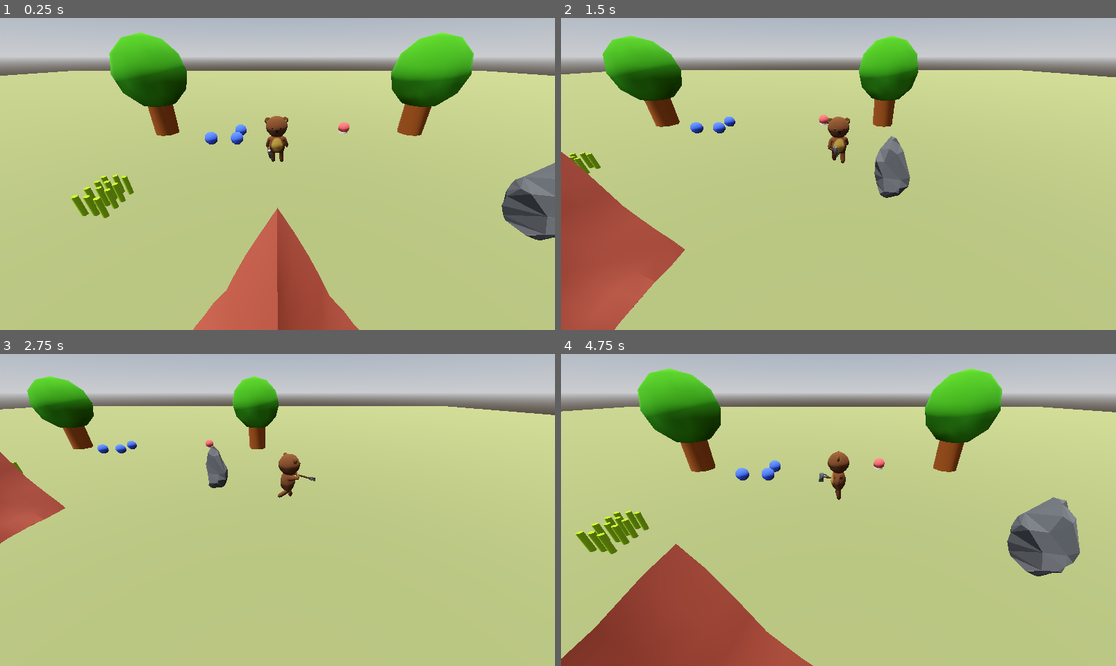
Above: before the commit, frames 1-4 (two rows, left to right).
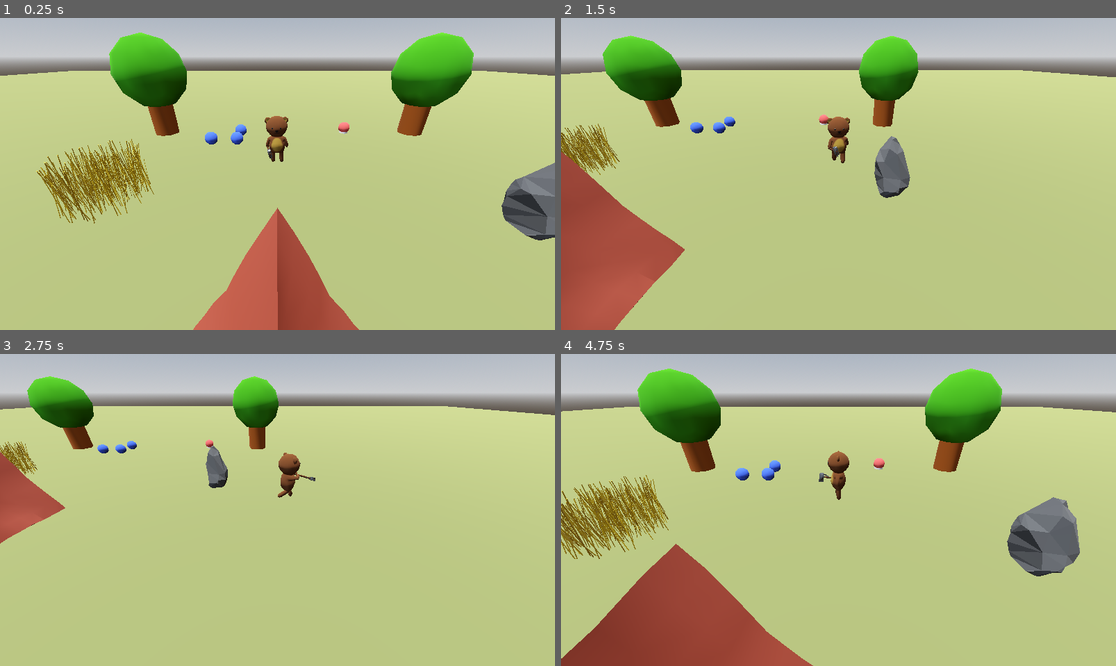
Above: after the commit, the same moments.

Repository: CodeRecode/gdwild85
Game: Godot game, scene res://world.tscn
The game is run twice, just before and just after one commit, with the same random seed, the same clock (stepped at 60 frames per second) and the same inputs.
Inputs:
- Up to frame 1 (0.25 s): no input
- Up to frame 2 (1.5 s): tap Enter at 0.5 s; hold Right (move_right) 0.53-1.28 s; tap Space (interact) at 0.6 s; hold S (move_down) from 1.28 s (still down); tap Shift (run_modifier) at 1.35 s
- Up to frame 3 (2.75 s): release S (move_down) at 2.03 s; hold Right (move_right) from 2.03 s (still down); tap Space (interact) at 2.1 s
- Up to frame 4 (4.75 s): release Right (move_right) at 2.78 s; hold W (move_up) 2.78-3.53 s; tap Shift (run_modifier) at 2.85, 4.35 s; hold A (move_left) from 3.53 s (still down); tap Space (interact) at 3.6 s

The runs differ from the first frame. In frame 1, 2.5% of the frame differs, in the area x 6-28%, y 38-66%; in frame 2, 0.8%; in frame 3, 0.3%; in frame 4, 2.7%, in the area x 0-20%, y 38-66%.

Commit message:
Adding resource art

Diff:
--- a/characters/player/player.tscn
+++ b/characters/player/player.tscn
@@ -96,11 +96,11 @@
 transform = Transform3D(0.25, 0, 0, 0, 0.25, 0, 0, 0, 0.25, 0, 0, 0)
 
 [node name="Skeleton3D" parent="animalchar/Armature" index="0"]
-bones/1/position = Vector3(0.0523213, 1.41441, 0)
+bones/1/position = Vector3(-0.0683005, 1.41441, 0)
 bones/1/rotation = Quaternion(-0.707107, 0, 0, 0.707107)
-bones/2/rotation = Quaternion(0.70675, 0.00226115, -0.00261178, 0.707455)
-bones/4/rotation = Quaternion(-7.72908e-05, -2.18149e-05, -0.000303178, 1)
-bones/5/rotation = Quaternion(-0.00155334, -0.000772616, -0.0107393, 0.999941)
+bones/2/rotation = Quaternion(0.706479, -0.00291216, 0.00336374, 0.70772)
+bones/4/rotation = Quaternion(-0.000222724, 2.66666e-05, 0.000370606, 1)
+bones/5/rotation = Quaternion(-0.00271596, 0.00100889, 0.0140196, 0.999898)
 bones/6/position = Vector3(0.185896, 0.389199, 0.302)
 bones/6/rotation = Quaternion(-0.205954, 0.0476917, -0.76801, 0.60454)
 bones/7/position = Vector3(-0.118206, 0.862694, 0.116804)
@@ -113,15 +113,15 @@
 bones/11/rotation = Quaternion(0.0249591, -0.0439738, 0.199483, 0.978596)
 bones/12/rotation = Quaternion(0.686783, -4.07164e-08, 0.128772, 0.715365)
 bones/13/rotation = Quaternion(0.0835974, -0.00123801, -0.515194, 0.852986)
-bones/14/rotation = Quaternion(0.858644, 0.499108, 0.0237138, 0.114276)
-bones/15/rotation = Quaternion(0.082307, -0.000203826, -0.00353031, 0.996601)
-bones/17/rotation = Quaternion(0.845772, -0.525456, 0.0162205, 0.0911182)
-bones/18/rotation = Quaternion(0.00234147, 9.46451e-05, 0.00222383, 0.999995)
+bones/14/rotation = Quaternion(0.842634, 0.530106, -0.0193489, 0.0926396)
+bones/15/rotation = Quaternion(0.00301431, -0.00020452, -0.000129289, 0.999995)
+bones/17/rotation = Quaternion(0.860592, -0.495563, -0.0274573, 0.114212)
+bones/18/rotation = Quaternion(0.0863683, 0.000281192, 0.00220801, 0.996261)
 bones/20/position = Vector3(0.575712, 0.737437, 1.18014)
 bones/20/rotation = Quaternion(0.0157379, 0.703302, 0.710546, -0.0155774)
 
 [node name="ToolNode" type="BoneAttachment3D" parent="animalchar/Armature/Skeleton3D" index="3"]
-transform = Transform3D(-0.961031, 0.179646, -0.21011, -0.221345, -0.0447357, 0.974169, 0.165607, 0.982713, 0.0827563, -1.14951, 2.11681, 0.0275356)
+transform = Transform3D(-0.956897, 0.181599, -0.226649, -0.237583, -0.0406139, 0.970518, 0.16704, 0.982533, 0.0820081, -1.27988, 2.09619, 0.0287568)
 rotation_edit_mode = 1
 bone_name = "Attatch"
 bone_idx = 12
--- a/resource_nodes/grass/grass.tscn
+++ b/resource_nodes/grass/grass.tscn
@@ -1,9 +1,10 @@
-[gd_scene load_steps=4 format=3 uid="uid://oqgigpe6usty"]
+[gd_scene load_steps=5 format=3 uid="uid://oqgigpe6usty"]
 
 [ext_resource type="Script" uid="uid://dq721ff5bj1n5" path="res://resource_nodes/resource_node.gd" id="1_ao6es"]
+[ext_resource type="PackedScene" uid="uid://bjptdvmwa0i54" path="res://art/resources/grass.glb" id="2_aq0xn"]
 
 [sub_resource type="SphereShape3D" id="SphereShape3D_pmns5"]
-radius = 1.0
+radius = 1.05224
 
 [sub_resource type="StandardMaterial3D" id="StandardMaterial3D_gyf3w"]
 albedo_color = Color(0.611765, 0.811765, 0, 1)
@@ -16,100 +17,107 @@
 resource_amount = 1
 
 [node name="CollisionShape3D" type="CollisionShape3D" parent="."]
+transform = Transform3D(1, 0, 0, 0, 1, 0, 0, 0, 1, 0, 0.434927, 0)
 shape = SubResource("SphereShape3D_pmns5")
 
-[node name="CSGCylinder3D" type="CSGCylinder3D" parent="."]
+[node name="Node3D" type="Node3D" parent="."]
 transform = Transform3D(1, 0, 0, 0, 1, 0, 0, 0, 1, -0.20166, 0, 0)
+visible = false
+
+[node name="CSGCylinder3D" type="CSGCylinder3D" parent="Node3D"]
 use_collision = true
 collision_mask = 0
 radius = 0.06
 height = 0.965
 material = SubResource("StandardMaterial3D_gyf3w")
 
-[node name="CSGCylinder3D2" type="CSGCylinder3D" parent="."]
-transform = Transform3D(1, 0, 0, 0, 1, 0, 0, 0, 1, 0.0299683, 0, 0)
+[node name="CSGCylinder3D2" type="CSGCylinder3D" parent="Node3D"]
+transform = Transform3D(1, 0, 0, 0, 1, 0, 0, 0, 1, 0.231628, 0, 0)
 use_collision = true
 collision_mask = 0
 radius = 0.06
 height = 0.965
 material = SubResource("StandardMaterial3D_gyf3w")
 
-[node name="CSGCylinder3D3" type="CSGCylinder3D" parent="."]
-transform = Transform3D(1, 0, 0, 0, 1, 0, 0, 0, 1, 0.0299683, 0, -0.273804)
+[node name="CSGCylinder3D3" type="CSGCylinder3D" parent="Node3D"]
+transform = Transform3D(1, 0, 0, 0, 1, 0, 0, 0, 1, 0.231628, 0, -0.273804)
 use_collision = true
 collision_mask = 0
 radius = 0.06
 height = 0.965
 material = SubResource("StandardMaterial3D_gyf3w")
 
-[node name="CSGCylinder3D4" type="CSGCylinder3D" parent="."]
-transform = Transform3D(1, 0, 0, 0, 1, 0, 0, 0, 1, 0.0299683, 0, 0.251099)
+[node name="CSGCylinder3D4" type="CSGCylinder3D" parent="Node3D"]
+transform = Transform3D(1, 0, 0, 0, 1, 0, 0, 0, 1, 0.231628, 0, 0.251099)
 use_collision = true
 collision_mask = 0
 radius = 0.06
 height = 0.965
 material = SubResource("StandardMaterial3D_gyf3w")
 
-[node name="CSGCylinder3D5" type="CSGCylinder3D" parent="."]
-transform = Transform3D(1, 0, 0, 0, 1, 0, 0, 0, 1, 0.0299683, 0, 0.580078)
+[node name="CSGCylinder3D5" type="CSGCylinder3D" parent="Node3D"]
+transform = Transform3D(1, 0, 0, 0, 1, 0, 0, 0, 1, 0.231628, 0, 0.580078)
 use_collision = true
 collision_mask = 0
 radius = 0.06
 height = 0.965
 material = SubResource("StandardMaterial3D_gyf3w")
 
-[node name="CSGCylinder3D6" type="CSGCylinder3D" parent="."]
-transform = Transform3D(1, 0, 0, 0, 1, 0, 0, 0, 1, -0.218689, 0, 0.580078)
+[node name="CSGCylinder3D6" type="CSGCylinder3D" parent="Node3D"]
+transform = Transform3D(1, 0, 0, 0, 1, 0, 0, 0, 1, -0.017029, 0, 0.580078)
 use_collision = true
 collision_mask = 0
 radius = 0.06
 height = 0.965
 material = SubResource("StandardMaterial3D_gyf3w")
 
-[node name="CSGCylinder3D7" type="CSGCylinder3D" parent="."]
-transform = Transform3D(1, 0, 0, 0, 1, 0, 0, 0, 1, -0.218689, 0, 0.265625)
+[node name="CSGCylinder3D7" type="CSGCylinder3D" parent="Node3D"]
+transform = Transform3D(1, 0, 0, 0, 1, 0, 0, 0, 1, -0.017029, 0, 0.265625)
 use_collision = true
 collision_mask = 0
 radius = 0.06
 height = 0.965
 material = SubResource("StandardMaterial3D_gyf3w")
 
-[node name="CSGCylinder3D8" type="CSGCylinder3D" parent="."]
-transform = Transform3D(1, 0, 0, 0, 1, 0, 0, 0, 1, -0.218689, 0, -0.227661)
+[node name="CSGCylinder3D8" type="CSGCylinder3D" parent="Node3D"]
+transform = Transform3D(1, 0, 0, 0, 1, 0, 0, 0, 1, -0.017029, 0, -0.227661)
 use_collision = true
 collision_mask = 0
 radius = 0.06
 height = 0.965
 material = SubResource("StandardMaterial3D_gyf3w")
 
-[node name="CSGCylinder3D9" type="CSGCylinder3D" parent="."]
-transform = Transform3D(1, 0, 0, 0, 1, 0, 0, 0, 1, 0.283447, 0, -0.227661)
+[node name="CSGCylinder3D9" type="CSGCylinder3D" parent="Node3D"]
+transform = Transform3D(1, 0, 0, 0, 1, 0, 0, 0, 1, 0.485107, 0, -0.227661)
 use_collision = true
 collision_mask = 0
 radius = 0.06
 height = 0.965
 material = SubResource("StandardMaterial3D_gyf3w")
 
-[node name="CSGCylinder3D10" type="CSGCylinder3D" parent="."]
-transform = Transform3D(1, 0, 0, 0, 1, 0, 0, 0, 1, 0.283447, 0, 0.0944824)
+[node name="CSGCylinder3D10" type="CSGCylinder3D" parent="Node3D"]
+transform = Transform3D(1, 0, 0, 0, 1, 0, 0, 0, 1, 0.485107, 0, 0.0944824)
 use_collision = true
 collision_mask = 0
 radius = 0.06
 height = 0.965
 material = SubResource("StandardMaterial3D_gyf3w")
 
-[node name="CSGCylinder3D11" type="CSGCylinder3D" parent="."]
-transform = Transform3D(1, 0, 0, 0, 1, 0, 0, 0, 1, 0.283447, 0, 0.332153)
+[node name="CSGCylinder3D11" type="CSGCylinder3D" parent="Node3D"]
+transform = Transform3D(1, 0, 0, 0, 1, 0, 0, 0, 1, 0.485107, 0, 0.332153)
 use_collision = true
 collision_mask = 0
 radius = 0.06
 height = 0.965
 material = SubResource("StandardMaterial3D_gyf3w")
 
-[node name="CSGCylinder3D12" type="CSGCylinder3D" parent="."]
-transform = Transform3D(1, 0, 0, 0, 1, 0, 0, 0, 1, 0.284729, -0.00494385, 0.638184)
+[node name="CSGCylinder3D12" type="CSGCylinder3D" parent="Node3D"]
+transform = Transform3D(1, 0, 0, 0, 1, 0, 0, 0, 1, 0.486389, -0.00494385, 0.638184)
 use_collision = true
 collision_mask = 0
 radius = 0.06
 height = 0.965
 material = SubResource("StandardMaterial3D_gyf3w")
+
+[node name="grass" parent="." instance=ExtResource("2_aq0xn")]
+transform = Transform3D(0.5, 0, 0, 0, 0.5, 0, 0, 0, 0.5, 0, 0.547942, 0)
Binary file added: art/resources/grass.glb
Not shown, added: art/resources/grass.glb.import
Binary file added: art/resources/log.glb
Not shown, added: art/resources/log.glb.import
Binary file added: art/resources/log.png
Not shown, added: art/resources/log.png.import
Binary file added: art/resources/stone.png
Not shown, added: art/resources/stone.png.import
